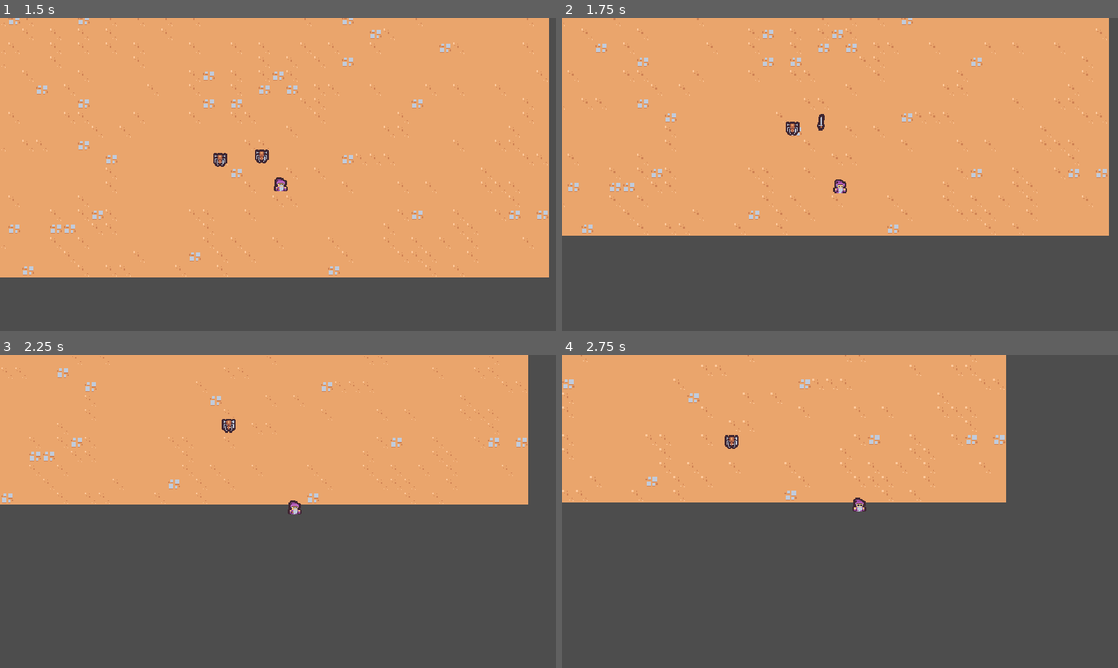
Above: before the commit, frames 1-4 (two rows, left to right).
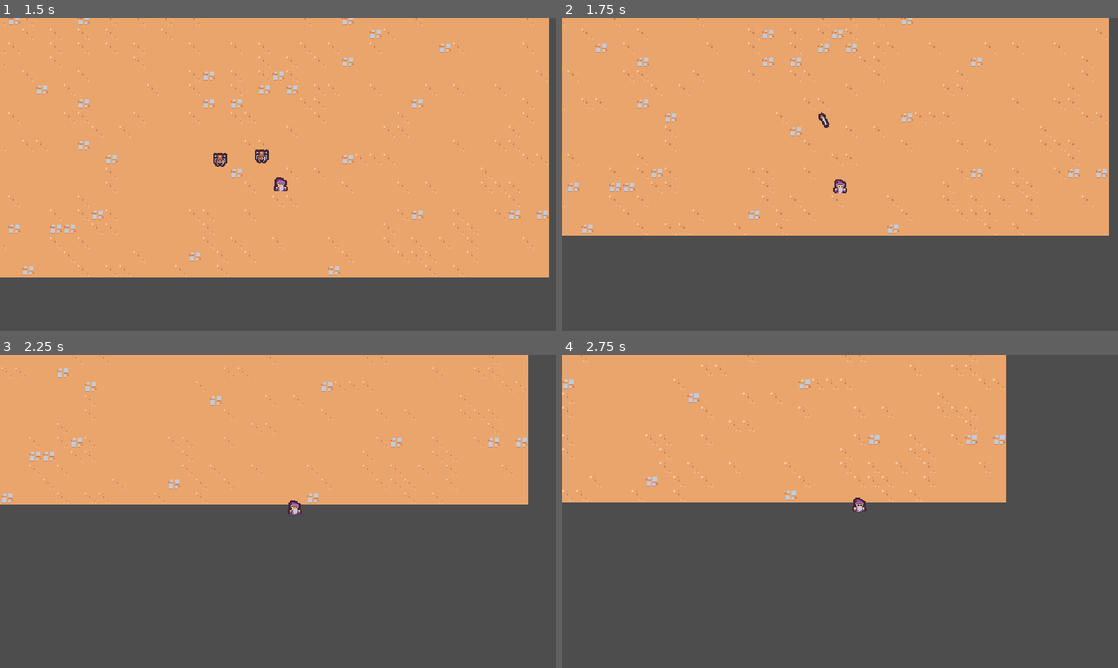
Above: after the commit, the same moments.

Repository: RdotSilva/Godot-2D-Survivor
Game: Godot game, scene res://scenes/main/main.tscn
Same seed, same stepped clock (60 frames per second), same inputs: the game is played once before the commit and once after it.
Inputs:
- Up to frame 1 (1.5 s): hold D (move_right) 0.53-1.28 s; hold S (move_down) from 1.28 s (still down)
- Up to frame 2 (1.75 s): keep holding S (move_down)
- Up to frame 3 (2.25 s): release S (move_down) at 2.03 s; hold D (move_right) from 2.03 s (still down)
- Up to frame 4 (2.75 s): keep holding D (move_right)

Frame 1 is identical in both runs. In frame 2, 0.2% of the frame differs, in the area x 40-49%, y 30-38%; in frame 3, 0.1%; in frame 4, 0.1%.

Commit message:
Add sword ability rotation logic

Diff:
--- a/scenes/ability/sword_ability_controller/sword_ability_controller.gd
+++ b/scenes/ability/sword_ability_controller/sword_ability_controller.gd
@@ -44,6 +44,9 @@
 	# The first enemy in the sorted array will be where the sword spawns
 	sword_instance.global_position = enemies[0].global_position
 
+	# Randomize the rotation of the vector from 0 - 360 degrees
+	sword_instance.global_position += Vector2.RIGHT.rotated(randf_range(0, TAU)) * 4
+
 	# Take enemy position and point at enemy position from the sword position
 	var enemy_direction = enemies[0].global_position - sword_instance.global_position
 
